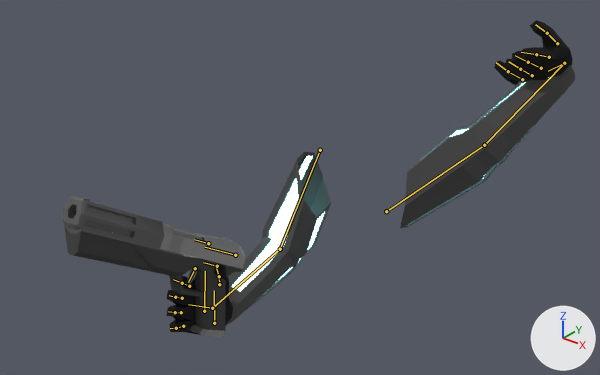
What one commit did to the Blender file Assets/weapons/10mm/auto10wArms.blend.
Rendered twice from a 50 mm camera at (36.7, -55.7, 30.9) aimed at (-2.1, -7.3, 0.9). The lights are fixed; the arrows at lower right show +X, +Y and +Z. The picture after the commit comes second. Both versions are drawn at frame 185 of the action 'ViewmodelArmatureAction'; the numbers are the values there. The bones that bend it are drawn over the model as lines.

Names of what the first picture shows: 'Arms', 'gun'.
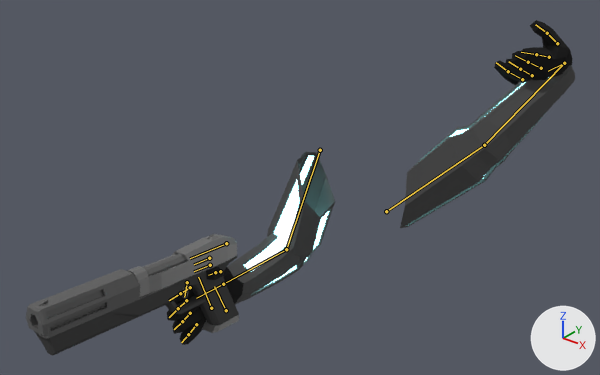
The edits, one by one:
Bone 'topround' (bone_topround) moves from (0.0, 1.362, 0.705) to (0.0, 0.0, 0.0).
Bone 'HandIK.R' (bone_handik_r) moves from (-0.9, -1.36, 0.65) to (-1.28, -1.14, 0.28).
Bone 'HandIK.R' (bone_handik_r) turns from (52, 29, 27) to (48, 12, 5) degrees about its own x, y and z.

Changed parts and their boxes (x1, y1, x2, y2) in the pictures (600 x 375 px):
'Arms', posed
    before: (166, 20, 575, 335)
    after: (167, 20, 575, 345)
'gun', posed (16% wider, 13% shorter)
    before: (62, 196, 246, 337)
    after: (26, 234, 239, 356)
bone 'topround', root to tip
    before: (208, 243) to (194, 239)
    after: (209, 258) to (194, 264)
